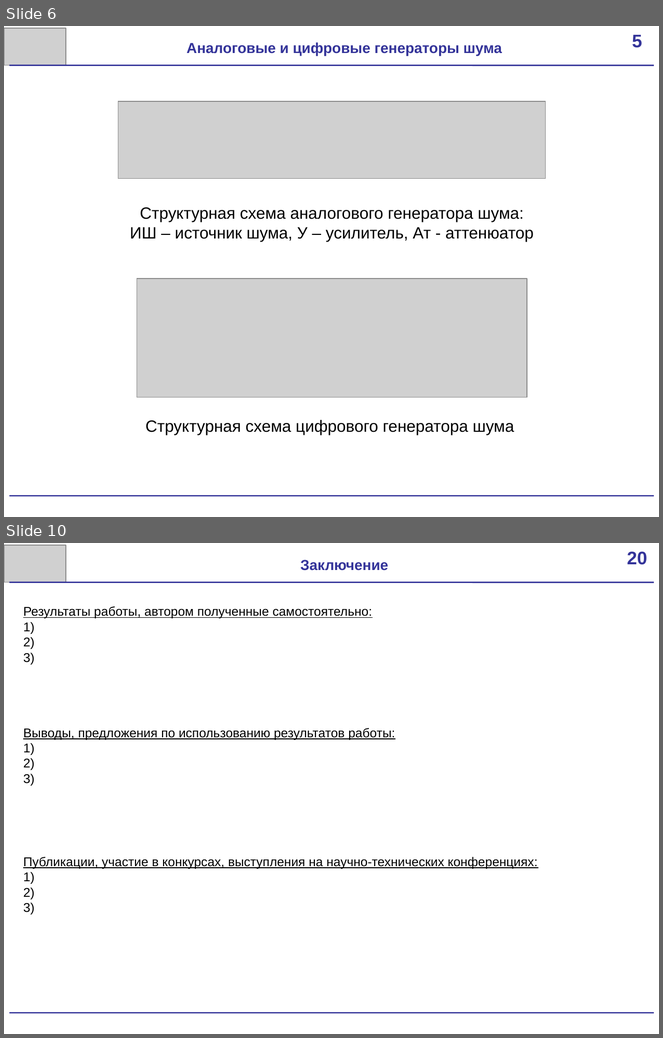
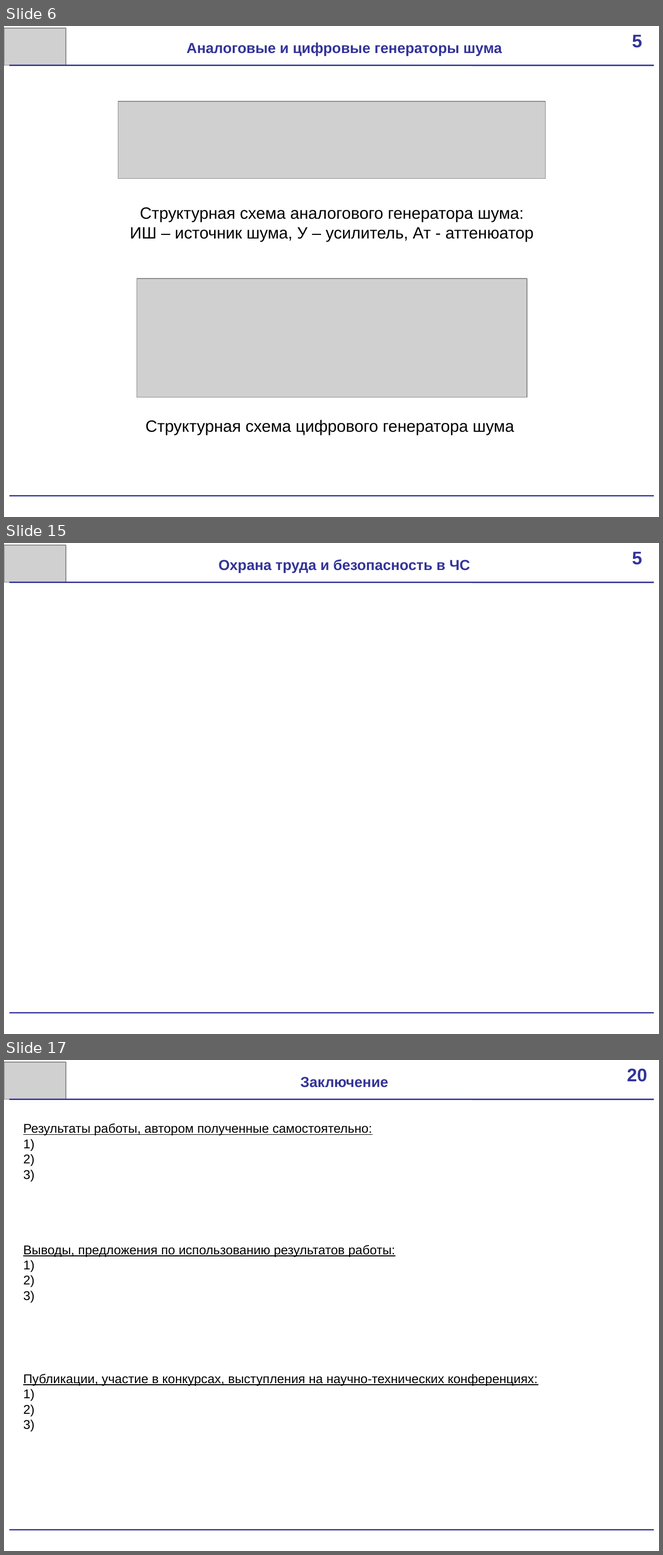
Before and after one commit to scorpion-afi/oscilator, a slide deck: documentation/Presentation.pptx. Shown one above the other, each under a label of ours: slides 6 and 10 before the commit, slides 6, 15 and 17 after it; the slides between them are not shown. The pictures are 663x1038 and 663x1555 pixels, drawn with LibreOffice and Linux fonts; fonts in the diff are those of the drawing; grey boxes stand for pictures. Boxes give left, top, right and bottom in pixels: in the first picture for what was removed or moved away, otherwise in the second. Text is boxed around its words. In the diff, an @@ line names an element or a change of style, - is before the commit and + after.

```diff
--- a/documentation/Presentation.pptx
+++ b/documentation/Presentation.pptx
@@ slide 15 added at box(4, 543, 659, 1034), background #FFFFFF @@
@@ picture added at box(4, 545, 65, 583) @@
@@ rectangle added at box(616, 543, 659, 580), fill #FFFFFF, 20 pt, text #333399, bold @@
+5
@@ text added at box(219, 559, 470, 573), 16 pt, text #333399, bold @@
+Охрана труда и безопасность в ЧС
@@ line added from (9, 583) to (654, 583), #333399 1.5 pt @@
@@ line added from (9, 1014) to (654, 1014), #333399 1.5 pt @@
@@ what was slide 10 is now slide 17 @@
```
Also in this commit, not shown: 2 slides changed, 7 other slides added, 1 slide removed, 2 other files.
